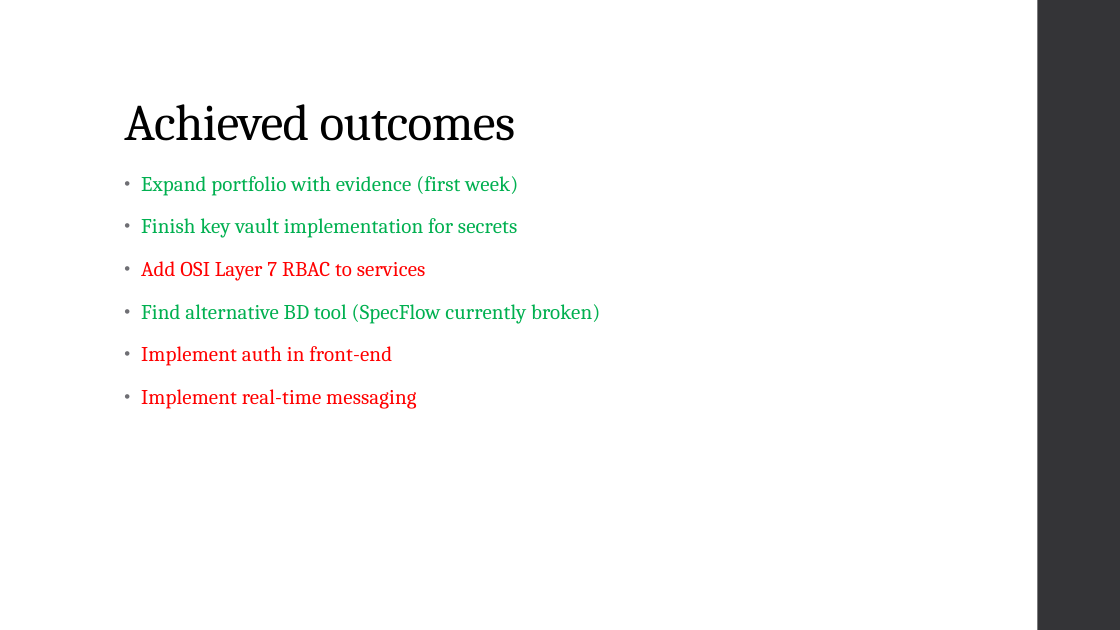
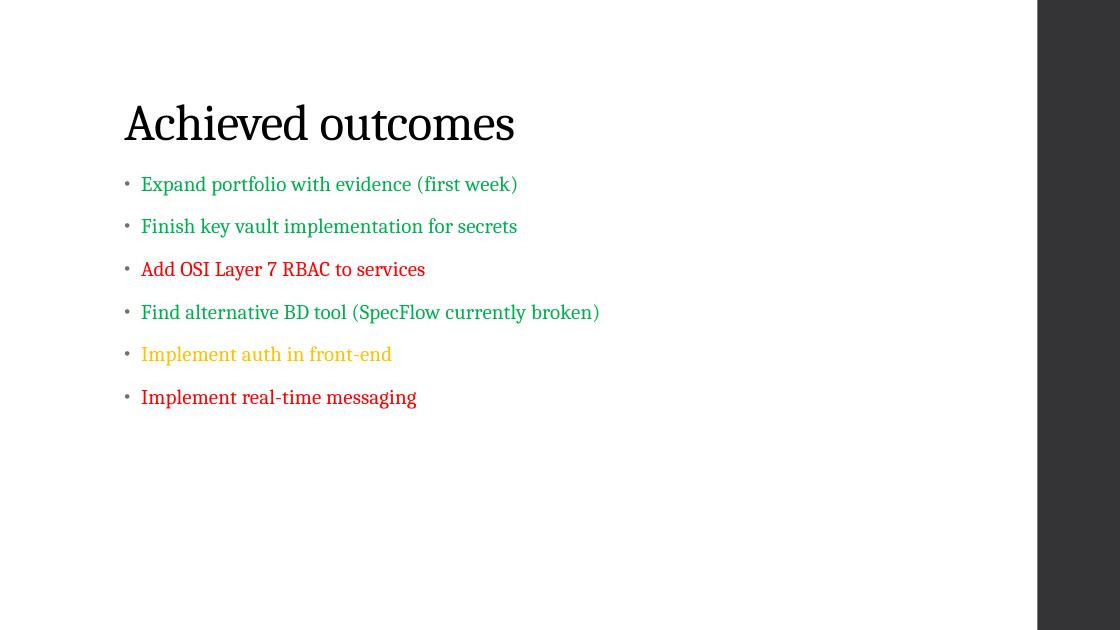
Before and after one commit to FHICT-Owen/ICAP, a slide deck: slide 3 of docs/Office_Docs/Sprint_4.pptx. Drawn at 1120x630 pixels with LibreOffice and Linux fonts; fonts in the diff are those of the drawing. Boxes give left, top, right and bottom in pixels: in the first picture for what was removed or moved away, otherwise in the second. Text is boxed around its words. In the diff, an @@ line names an element or a change of style, - is before the commit and + after.

```diff
--- a/docs/Office_Docs/Sprint_4.pptx
+++ b/docs/Office_Docs/Sprint_4.pptx
@@ text at [141,346,392,366]: text colour #FF0000 to #FFC000 in "Implement auth in front-end" @@
```
Also in this commit, not shown: 1 other slide changed.
